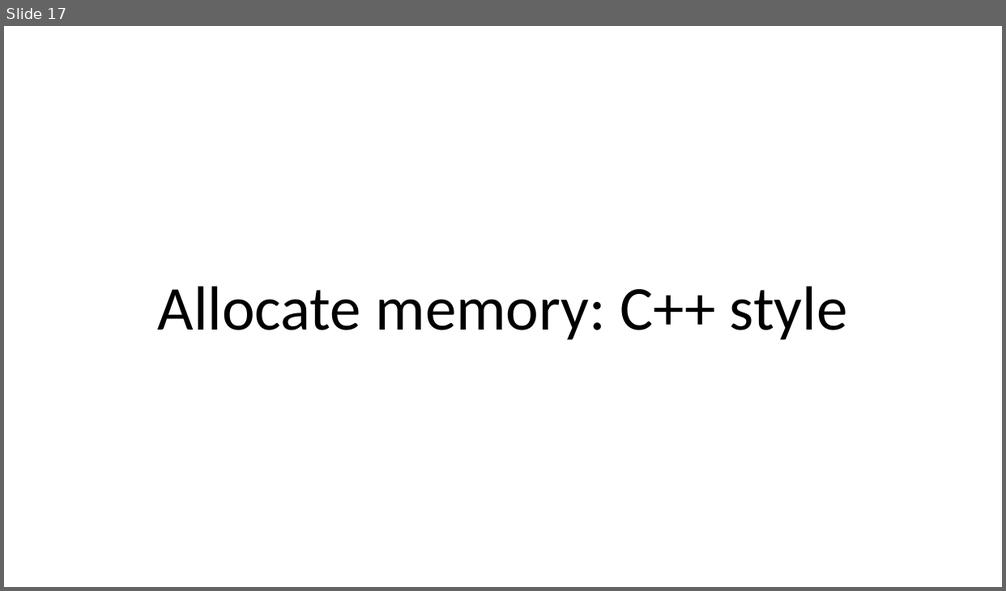
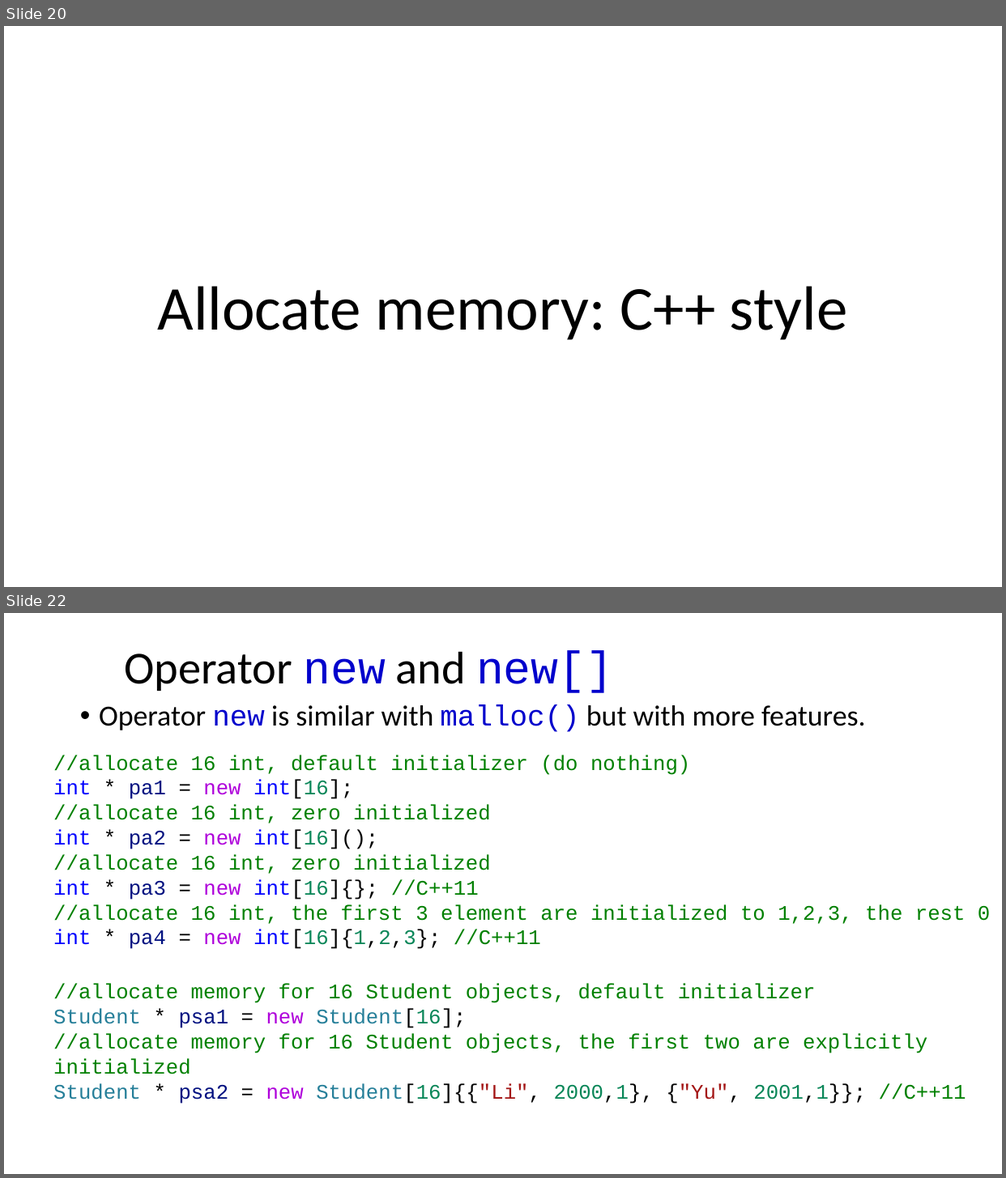
Before and after one commit to dayekuaipao/CPPLearning, a slide deck: week05/Lecture05.pptx. Shown one above the other, each under a label of ours: slide 17 before the commit, slides 20 and 22 after it; the slides between them are not shown. The pictures are 1006x591 and 1006x1178 pixels, drawn with LibreOffice and Linux fonts; fonts in the diff are those of the drawing; background and template pictures are left out. Boxes give left, top, right and bottom in pixels: in the first picture for what was removed or moved away, otherwise in the second. Text is boxed around its words. In the diff, an @@ line names an element or a change of style, - is before the commit and + after.

```diff
--- a/week05/Lecture05.pptx
+++ b/week05/Lecture05.pptx
@@ slide 22 added at [4, 613, 1002, 1174], background #FFFFFF @@
@@ title added at [124, 650, 613, 693], 44 pt, text #000000 @@
+Operator new and new[]
@@ text added at [99, 705, 866, 732], 28 pt, text #000000 @@
+• Operator new is similar with malloc() but with more features.
@@ text added at [53, 755, 990, 949], 20 pt, text #008000 @@
+//allocate 16 int, default initializer (do nothing)
+int * pa1 = new int[16];
+//allocate 16 int, zero initialized
+int * pa2 = new int[16]();
+//allocate 16 int, zero initialized
+int * pa3 = new int[16]{}; //C++11
+//allocate 16 int, the first 3 element are initialized to 1,2,3, the rest 0
+int * pa4 = new int[16]{1,2,3}; //C++11
@@ text added at [53, 983, 966, 1104], 20 pt, text #008000 @@
+//allocate memory for 16 Student objects, default initializer
+Student * psa1 = new Student[16];
+//allocate memory for 16 Student objects, the first two are explicitly initialized
+Student * psa2 = new Student[16]{{"Li", 2000,1}, {"Yu", 2001,1}}; //C++11
@@ what was slide 17 is now slide 20 @@
```
Also in this commit, not shown: 2 slides changed, 6 other slides added, 2 slides removed, 3 other files.
